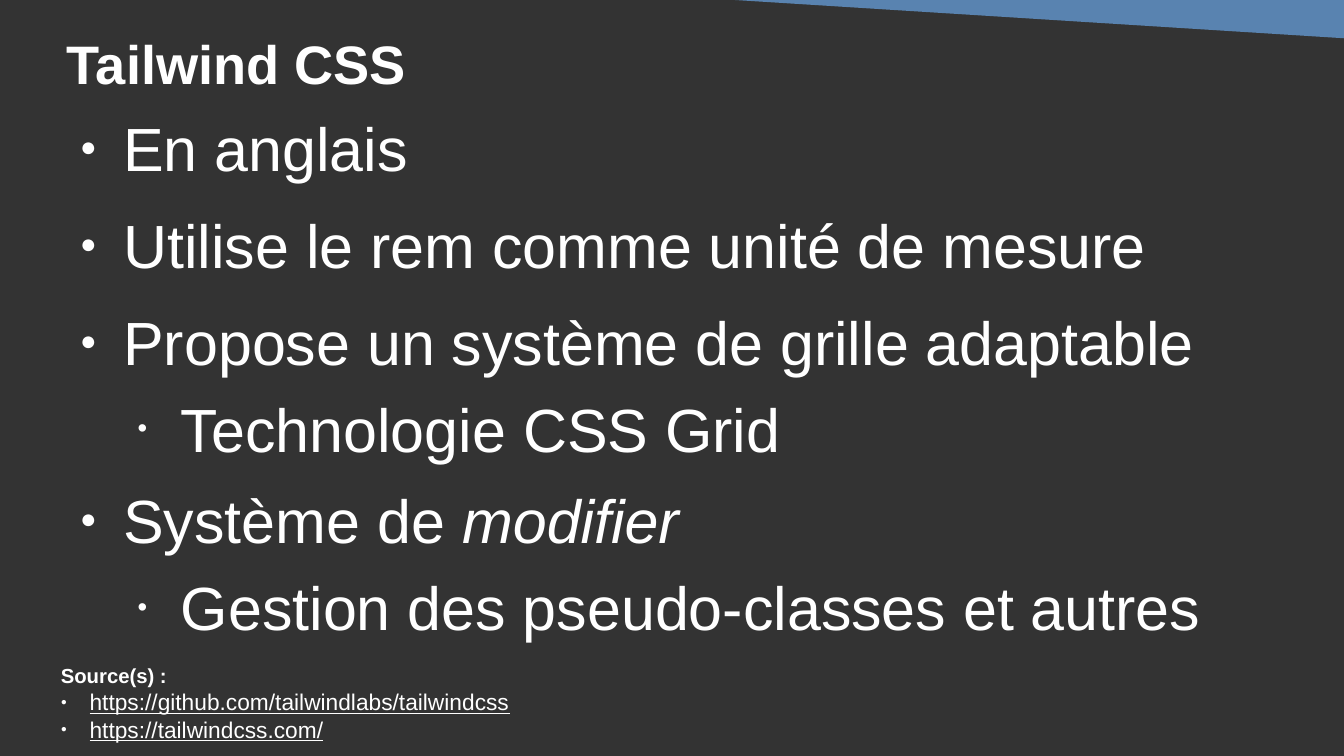
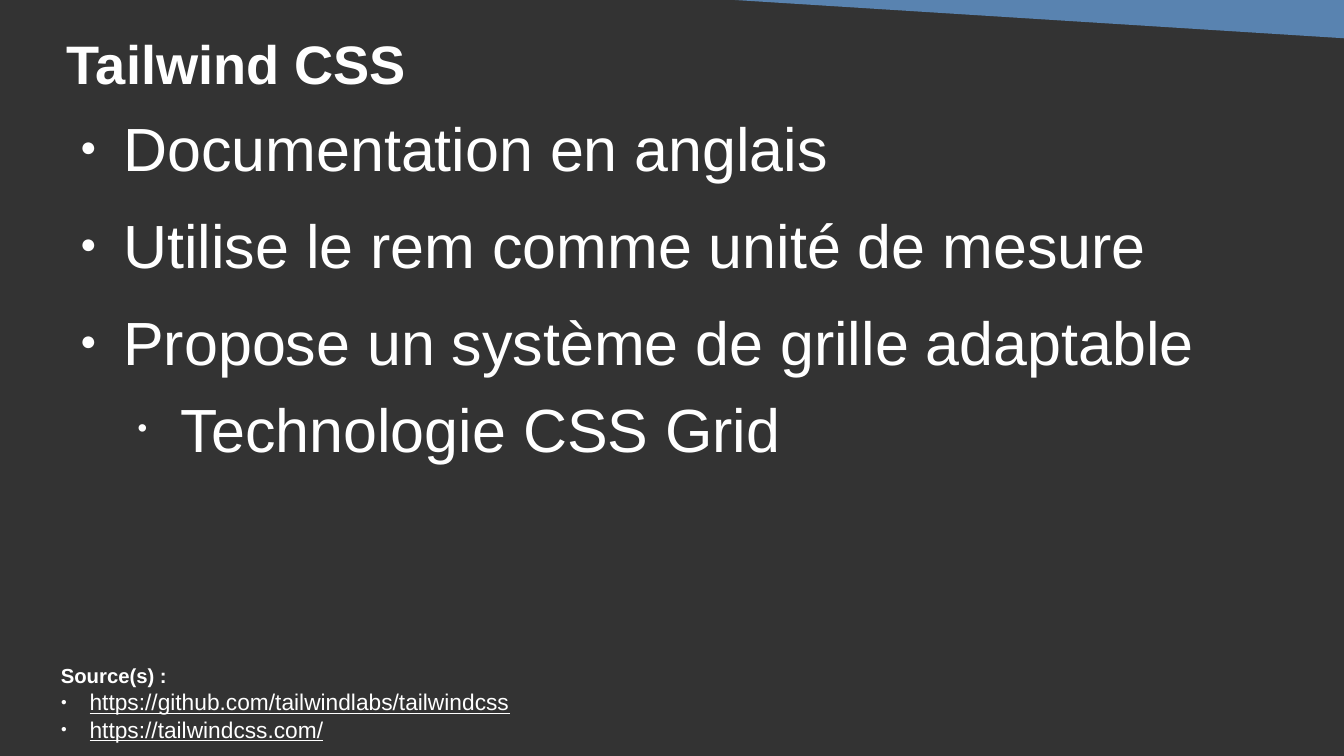
Before and after one commit to DanYellow/cours, a slide deck: slide 11 of integration-web-s2/travaux-pratiques/numero-5/presentation.odp. Drawn at 1344x756 pixels with LibreOffice and Linux fonts; fonts in the diff are those of the drawing. Boxes give left, top, right and bottom in pixels: in the first picture for what was removed or moved away, otherwise in the second. Text is boxed around its words. In the diff, an @@ line names an element or a change of style, - is before the commit and + after.

Commit message:
Update tailwind workshop

```diff
--- a/integration-web-s2/travaux-pratiques/numero-5/presentation.odp
+++ b/integration-web-s2/travaux-pratiques/numero-5/presentation.odp
@@ text at [123,127,828,182]: text changed @@
-● En anglais
+● Documentation en anglais
@@ text at [123,498,1200,642]: paragraphs removed @@
-● Système de modifier
-  • Gestion des pseudo-classes et autres
```
Also in this commit, not shown: 2 other slides changed, 13 slides added, 4 other files.
